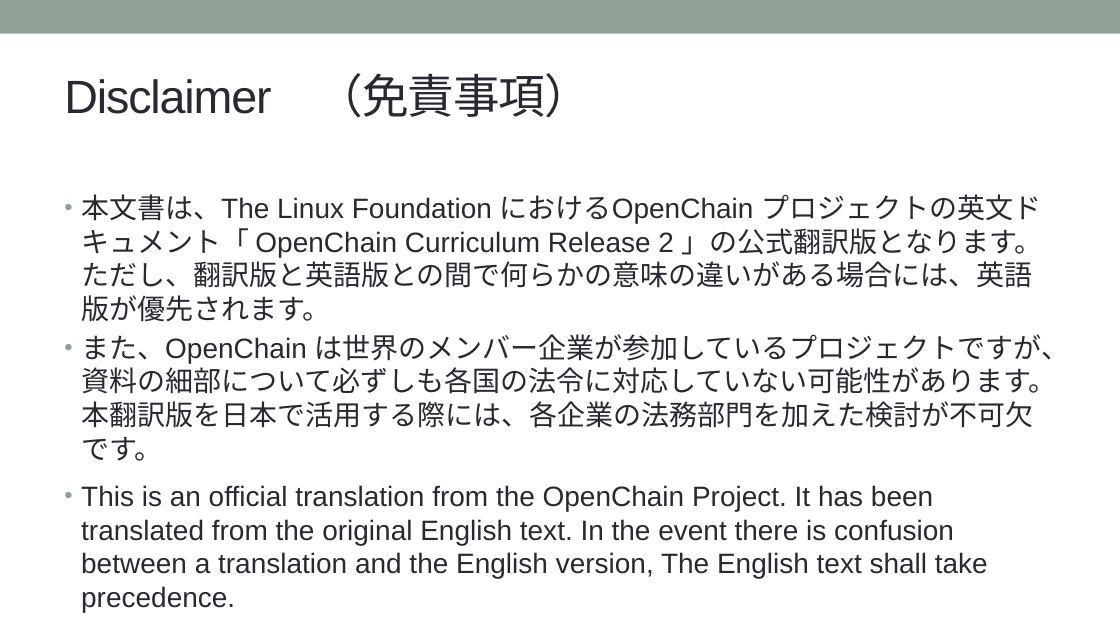
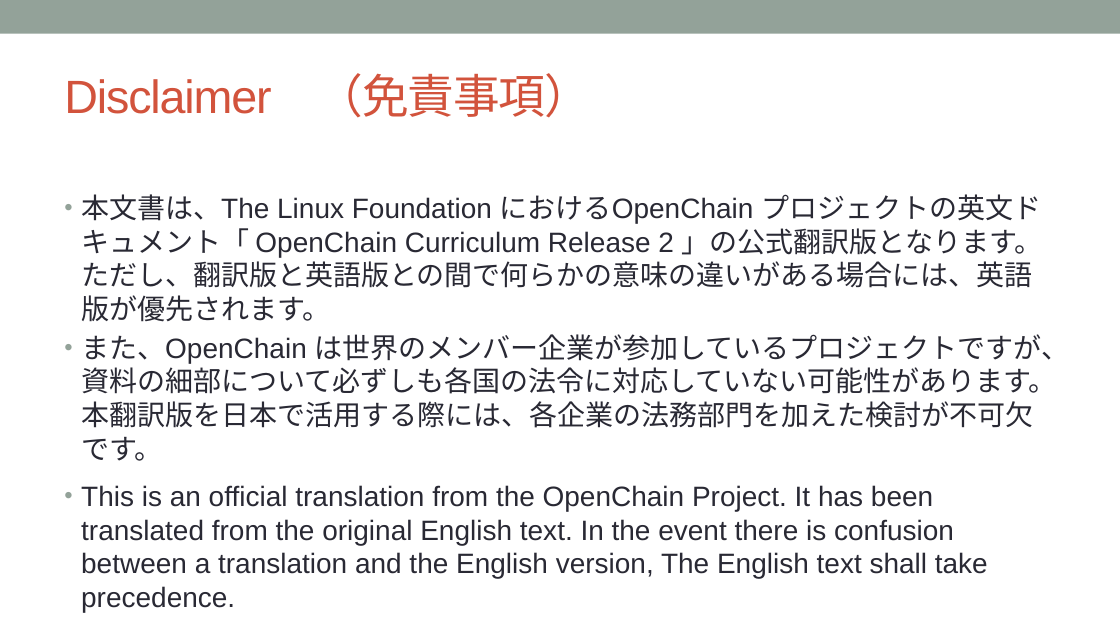
Before and after one commit to OpenChain-Project/Curriculum-Translation-JP, a slide deck: slide 2 of RC/openchain-curriculum-release-2-jp_rc1.0.pptx. Drawn at 1120x630 pixels with LibreOffice and Linux fonts; fonts in the diff are those of the drawing; background and template pictures are left out. Boxes give left, top, right and bottom in pixels: in the first picture for what was removed or moved away, otherwise in the second. Text is boxed around its words. In the diff, an @@ line names an element or a change of style, - is before the commit and + after.

```diff
--- a/RC/openchain-curriculum-release-2-jp_rc1.0.pptx
+++ b/RC/openchain-curriculum-release-2-jp_rc1.0.pptx
@@ title "Disclaimer （免責事項）" at box(64, 73, 591, 118): text colour #292934 to #D2533C @@
```
Also in this commit, not shown: 30 other slides changed.
